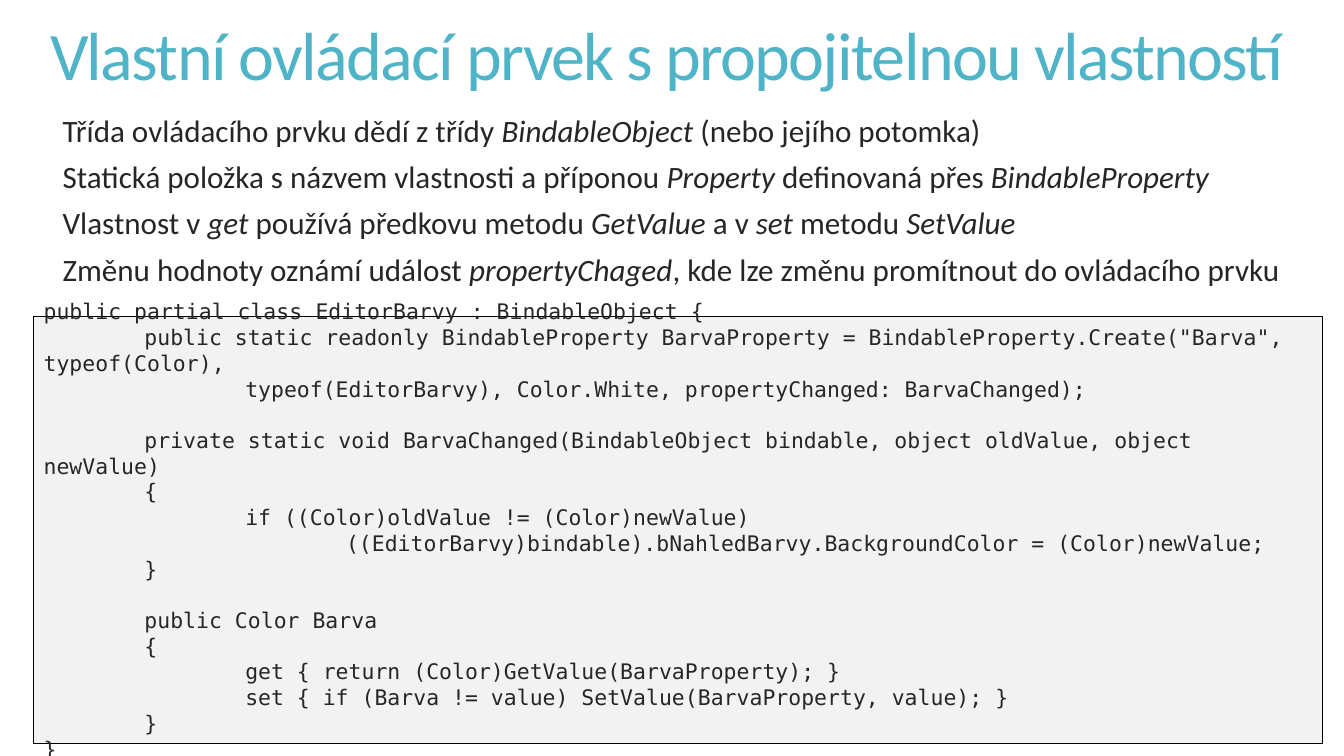
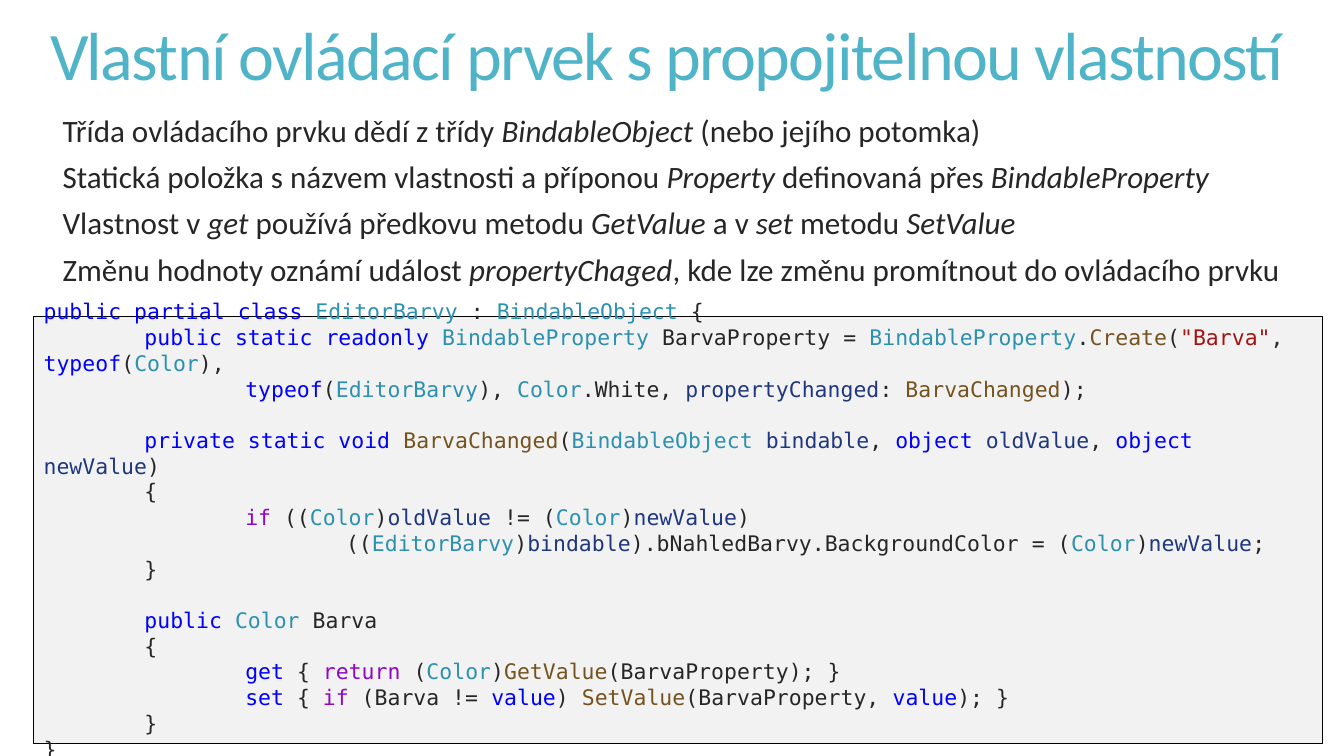
Before and after one commit to PetrVobornik/prednasky, a slide deck: slide 10 of Xamarin.Forms/05-VazaniDat/vazani-dat.ppsx. Drawn at 1344x756 pixels with LibreOffice and Linux fonts; fonts in the diff are those of the drawing. Boxes give left, top, right and bottom in pixels: in the first picture for what was removed or moved away, otherwise in the second. Text is boxed around its words. In the diff, an @@ line names an element or a change of style, - is before the commit and + after.

```diff
--- a/Xamarin.Forms/05-VazaniDat/vazani-dat.ppsx
+++ b/Xamarin.Forms/05-VazaniDat/vazani-dat.ppsx
@@ text in rectangle at (44,302,1283,710): text colour #262626 to #0000FF in "public partial class", "public static readonly typeof(Color),", "typeof(EditorBarvy),", "private static void object object" and 3 more places; text colour #262626 to #2B91AF in "EditorBarvy BindableObject", "BindableProperty BindableProperty.Create("Barva", typeof(Col ...", "typeof(EditorBarvy), Color.White,", "BarvaChanged(BindableObject" and 4 more places; text colour #262626 to #74531F in "BindableProperty.Create("Barva",", "BarvaChanged);", "BarvaChanged(BindableObject", "(Color)GetValue(BarvaProperty);" and 1 more places; text colour #262626 to #A31515 in "BindableProperty.Create("Barva","; text colour #262626 to #1F377F in "propertyChanged:", "bindable, oldValue, newValue)", "((Color)oldValue (Color)newValue)", "((EditorBarvy)bindable).bNahledBarvy.BackgroundColor (Color) ..."; text colour #262626 to #8F08C4 in "if", "return", "if" @@
```
Also in this commit, not shown: 8 other slides changed, 6 other files.
